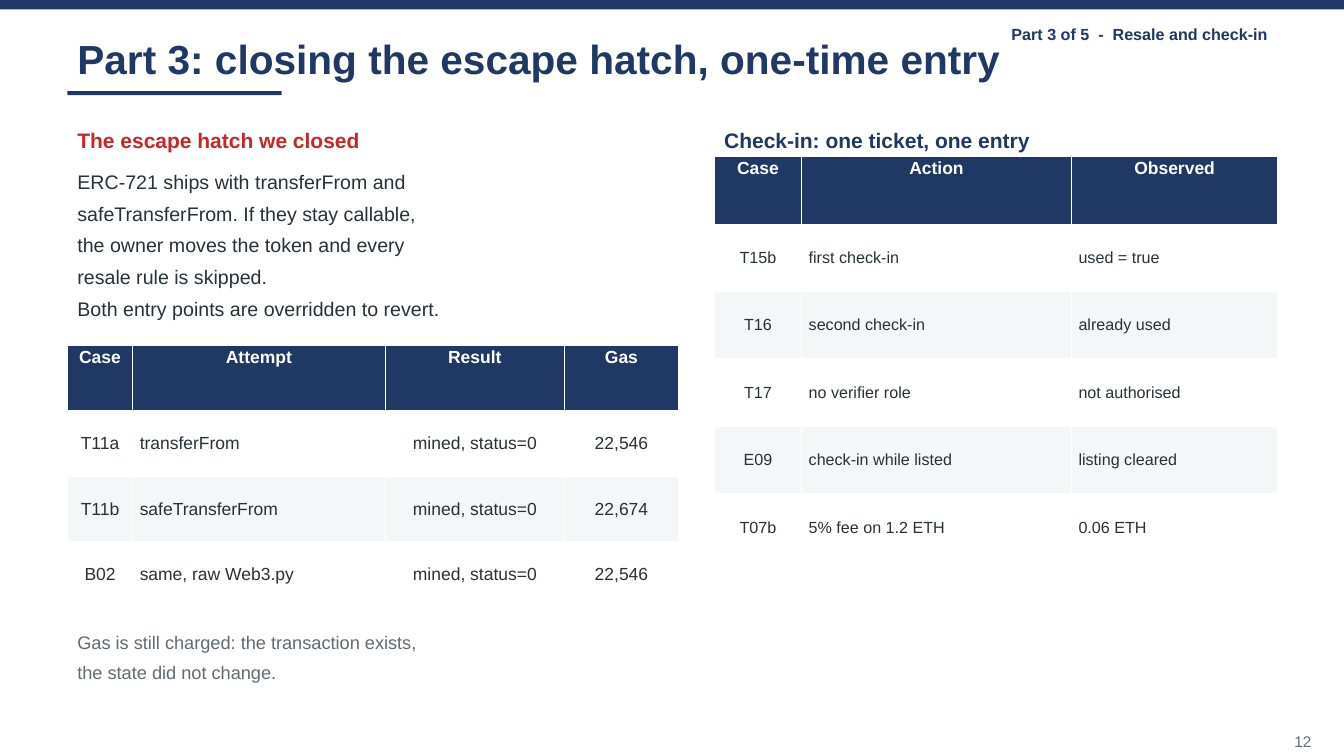
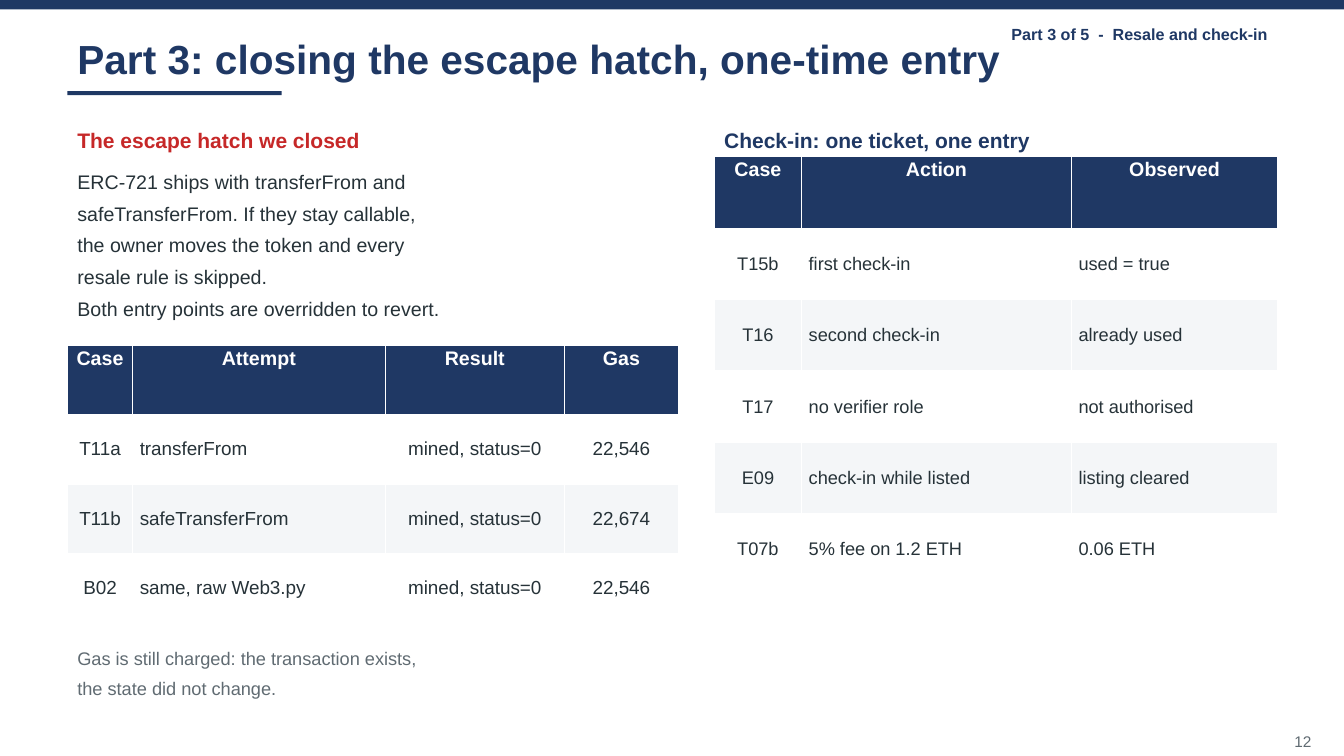
Before and after one commit to wangzai-dao/FTEC5520_AntiScalping, a slide deck: slide 12 of presentation/final_presentation.pptx. Drawn at 1344x756 pixels with LibreOffice and Linux fonts; fonts in the diff are those of the drawing. Boxes give left, top, right and bottom in pixels: in the first picture for what was removed or moved away, otherwise in the second. Text is boxed around its words. In the diff, an @@ line names an element or a change of style, - is before the commit and + after.

```diff
--- a/presentation/final_presentation.pptx
+++ b/presentation/final_presentation.pptx
@@ table at [715,157,1279,586] @@
@@ size 12.5 to 14 pt in "Case", "Action", "Observed" @@
@@ size 11.5 to 13 pt in "T15b", "first check-in", "used = true", "T16" and 11 more places @@
@@ table at [68,346,680,624] @@
@@ size 12.5 to 14 pt in "Case", "Attempt", "Result", "Gas" @@
@@ size 12.5 to 13.5 pt in "T11a", "transferFrom", "mined, status=0", "22,546" and 8 more places @@
@@ text "Gas is still charged: the ...": place and size @@
-text "Gas is still charged: the ..." at [77,636,416,683]
+text "Gas is still charged: the ..." at [77,652,416,699]
```
Also in this commit, not shown: 6 other slides changed, 1 other file.
